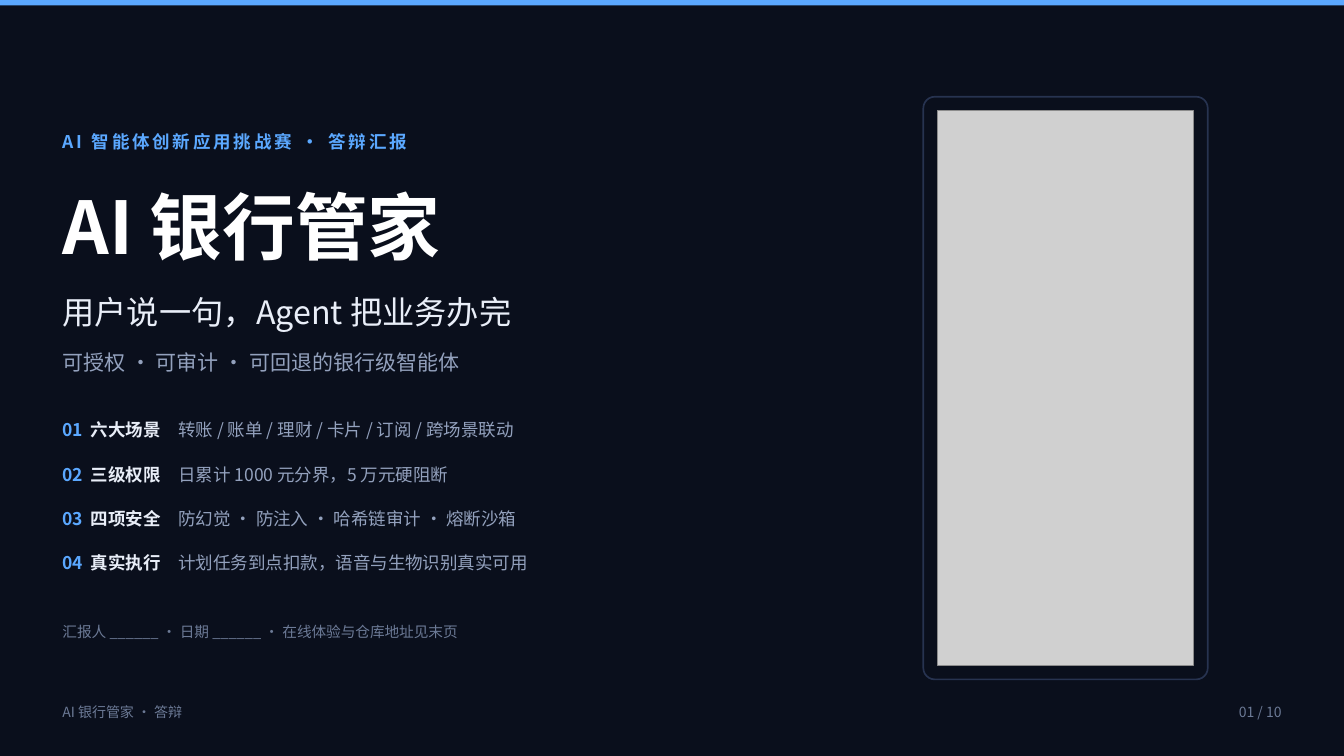
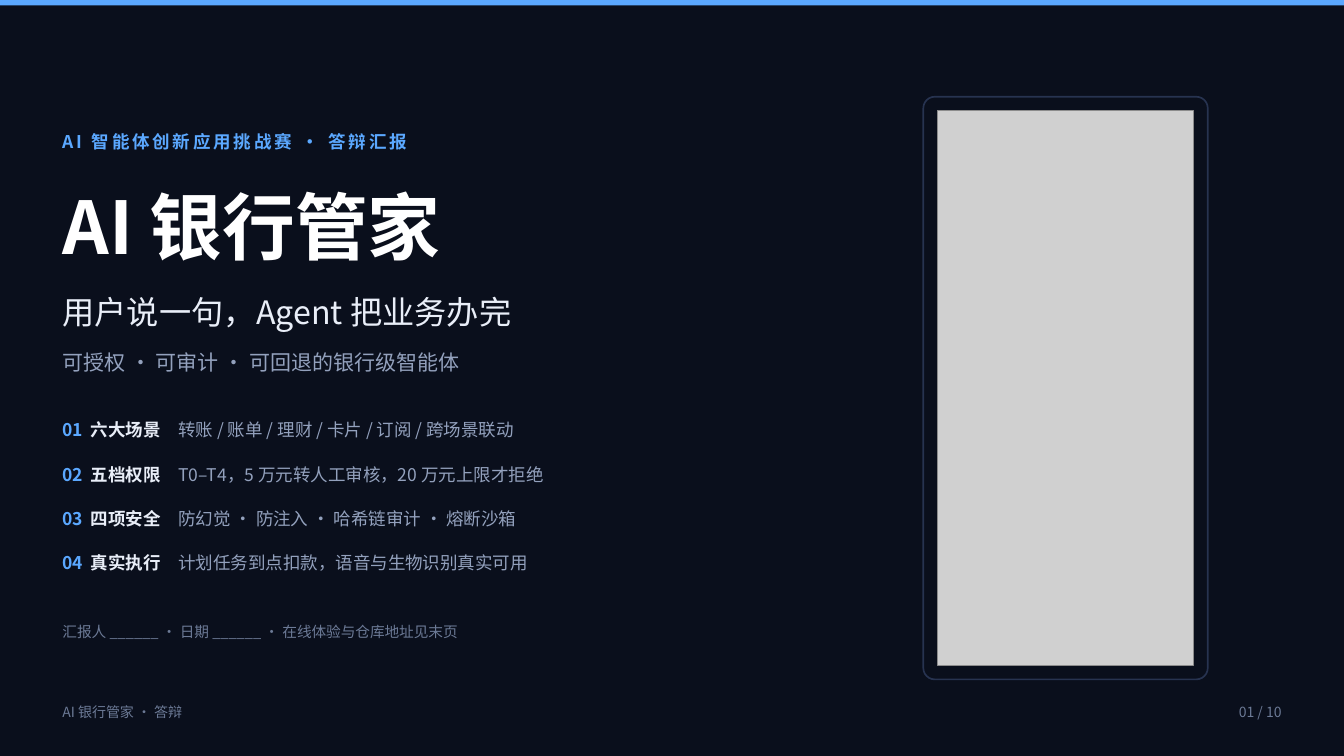
Before and after one commit to demo234kun/ai-bank-butler, a slide deck: slide 1 of docs/ppt/AI银行管家-答辩.pptx. Drawn at 1344x756 pixels with LibreOffice and Linux fonts; fonts in the diff are those of the drawing; grey boxes stand for pictures. Boxes give left, top, right and bottom in pixels: in the first picture for what was removed or moved away, otherwise in the second. Text is boxed around its words. In the diff, an @@ line names an element or a change of style, - is before the commit and + after.

```diff
--- a/docs/ppt/AI银行管家-答辩.pptx
+++ b/docs/ppt/AI银行管家-答辩.pptx
@@ text at (62,466,543,483): text changed @@
-02 三级权限 日累计 1000 元分界，5 万元硬阻断
+02 五档权限 T0–T4，5 万元转人工审核，20 万元上限才拒绝
```
Also in this commit, not shown: 2 other slides changed, 28 other files.
